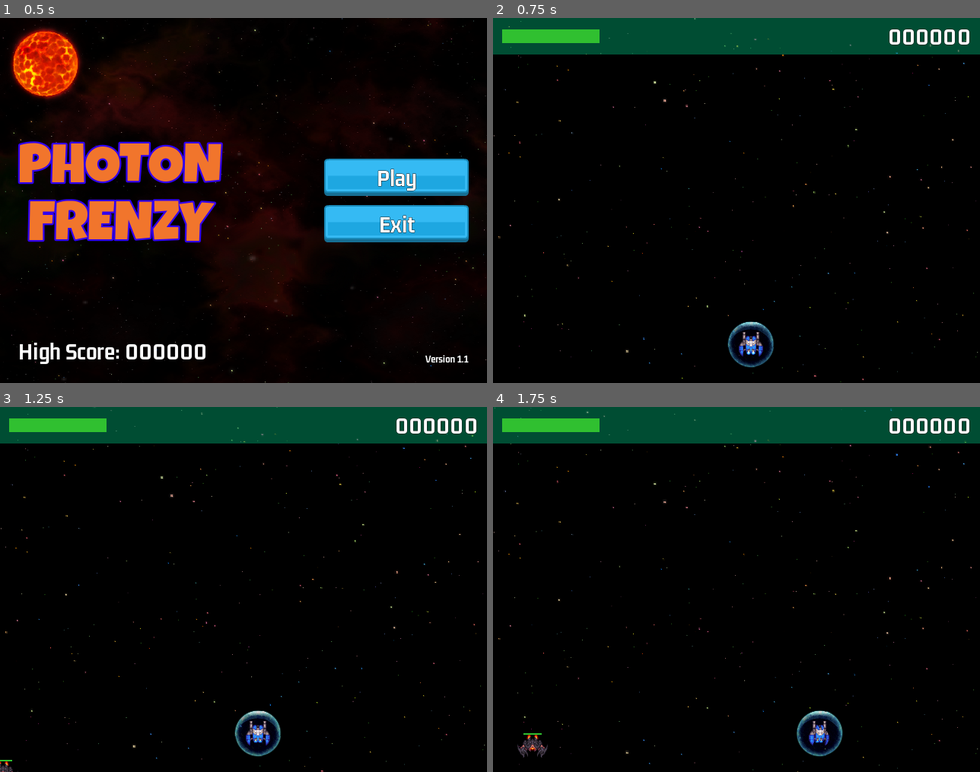
Above: before the commit, frames 1-4 (two rows, left to right).
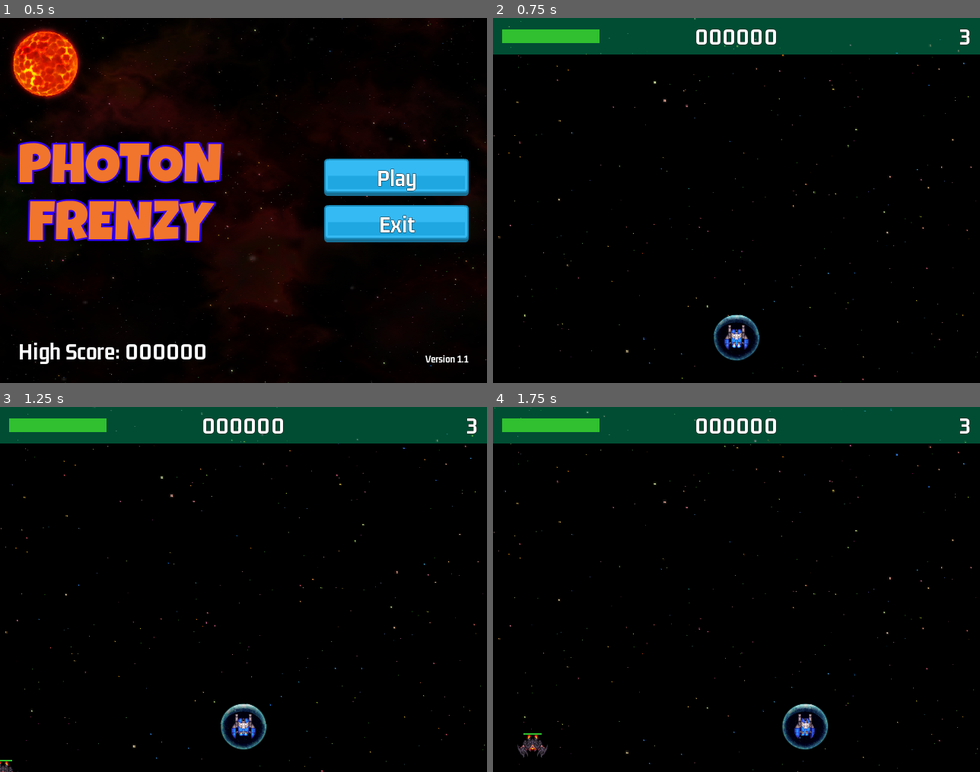
Above: after the commit, the same moments.

Repository: jaerrib/learning-godot
Game: Godot game, scene res://scenes/main/main.tscn
The game is run twice, just before and just after one commit, with the same random seed, the same clock (stepped at 60 frames per second) and the same inputs.
Inputs:
- Up to frame 1 (0.5 s): no input
- Up to frame 2 (0.75 s): click "Play" at 0.5 s
- Up to frame 3 (1.25 s): no input
- Up to frame 4 (1.75 s): hold D (right) from 1.28 s (still down); tap M (maker) at 1.35 s

Frame 1 is identical in both runs. In frame 2, 1.8% of the frame differs, in the area x 41-98%, y 2-96%; in frame 3, 1.8%; in frame 4, 1.8%.

Commit message:
Give player multiple lives

Diff:
--- a/space-ace/scenes/game_ui/game_ui.gd
+++ b/space-ace/scenes/game_ui/game_ui.gd
@@ -1,16 +1,24 @@
 extends Control
+
+
+const PLAYER = preload("res://scenes/player/player.tscn")
 
 
 @onready var health_bar: HealthBar = $ColorRect/MC/HealthBar
 @onready var score_label: Label = $ColorRect/MC/ScoreLabel
 @onready var sound: AudioStreamPlayer2D = $Sound
+@onready var restart_timer: Timer = $RestartTimer
+@onready var lives_label: Label = $ColorRect/MC/LivesLabel
 
 
 # Called when the node enters the scene tree for the first time.
 func _ready() -> void:
+	var player: Player = get_tree().get_first_node_in_group(GameManager.GROUP_PLAYER)
+	lives_label.text = str(player.player_lives)
 	SignalManager.on_player_hit.connect(on_player_hit)
 	SignalManager.on_player_health_bonus.connect(on_player_health_bonus)
 	SignalManager.on_score_updated.connect(on_score_updated)
+	SignalManager.on_player_life_lost.connect(on_player_life_lost)
 
 
 func on_player_hit(dmg: int) -> void:
@@ -21,11 +29,31 @@
 	score_label.text = "%06d" % v
 
 
+func on_player_life_lost(v: int) -> void:
+	lives_label.text = str(v)
+
+
 func _on_health_bar_died() -> void:
-	SignalManager.on_player_died.emit()
-	ScoreManager.save_high_score_to_file()
+	var player: Player = get_tree().get_first_node_in_group(GameManager.GROUP_PLAYER)
+	player.player_lives -= 1
+	SignalManager.on_player_life_lost.emit(player.player_lives)
+	lives_label.text = str(player.player_lives)
+	if player.player_lives <= 0:
+		SignalManager.on_player_died.emit()
+		ScoreManager.save_high_score_to_file()
+	else:
+		player.queue_free()
+		restart_timer.start()
 
 
 func on_player_health_bonus(boost: int) -> void:
 	health_bar.incr_value(boost)
 	SoundManager.play_power_up_sound(PowerUp.PowerUpType.HEALTH, sound)
+
+
+func _on_restart_timer_timeout() -> void:
+	if PLAYER:
+		var new_player = PLAYER.instantiate()
+		get_parent().add_child(new_player)
+		new_player.position = Vector2(320, 420)
+		health_bar.reset_health()
--- a/space-ace/scenes/game_ui/game_ui.tscn
+++ b/space-ace/scenes/game_ui/game_ui.tscn
@@ -39,12 +39,23 @@
 
 [node name="ScoreLabel" type="Label" parent="ColorRect/MC"]
 layout_mode = 2
-size_flags_horizontal = 8
+size_flags_horizontal = 4
 text = "00000"
 label_settings = ExtResource("2_3r6ah")
 horizontal_alignment = 2
 vertical_alignment = 1
 
+[node name="LivesLabel" type="Label" parent="ColorRect/MC"]
+layout_mode = 2
+size_flags_horizontal = 8
+text = "2"
+label_settings = ExtResource("2_3r6ah")
+
 [node name="Sound" type="AudioStreamPlayer2D" parent="."]
 
+[node name="RestartTimer" type="Timer" parent="."]
+wait_time = 3.0
+one_shot = true
+
 [connection signal="died" from="ColorRect/MC/HealthBar" to="." method="_on_health_bar_died"]
+[connection signal="timeout" from="RestartTimer" to="." method="_on_restart_timer_timeout"]
--- a/space-ace/scenes/health_bar/health_bar.gd
+++ b/space-ace/scenes/health_bar/health_bar.gd
@@ -46,5 +46,11 @@
 	set_color()
 
 
+func reset_health() -> void:
+	_dead = false
+	value = max_health
+	set_color()
+
+
 func take_damage(v: int) -> void:
 	incr_value(-v)
--- a/space-ace/scenes/level/level.tscn
+++ b/space-ace/scenes/level/level.tscn
@@ -28,7 +28,7 @@
 [node name="LevelBG" parent="." instance=ExtResource("2_fo3km")]
 
 [node name="Player" parent="." instance=ExtResource("3_c43au")]
-position = Vector2(339, 429)
+position = Vector2(320, 420)
 
 [node name="ObjectMaker" parent="." instance=ExtResource("4_ks0u4")]
 z_index = 1
--- a/space-ace/scenes/player/player.gd
+++ b/space-ace/scenes/player/player.gd
@@ -10,6 +10,7 @@
 @export var health_boost: int = 20
 @export var laser_boost: int = 10
 @export var is_boosted: bool = false
+@export var player_lives: int = 3
 
 
 @onready var sprite_2d: Sprite2D = $Sprite2D
--- a/space-ace/singletons/signal_manager.gd
+++ b/space-ace/singletons/signal_manager.gd
@@ -17,6 +17,7 @@
 
 signal on_player_hit(dmg: int)
 signal on_player_health_bonus(dmg: int)
+signal on_player_life_lost(v: int)
 signal on_player_died
 signal on_increase_player_damage(incr: int)
 signal on_nuke_activated
